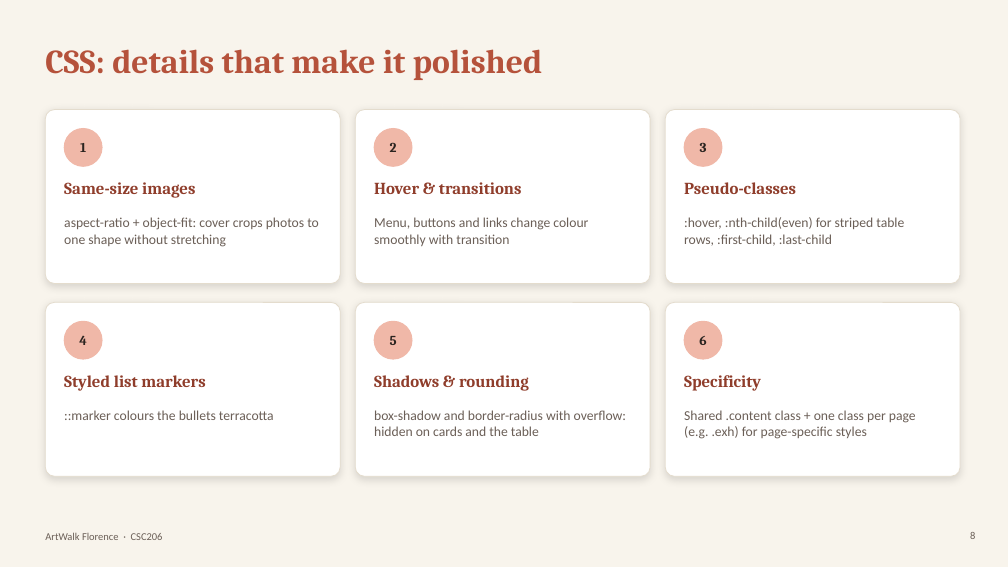
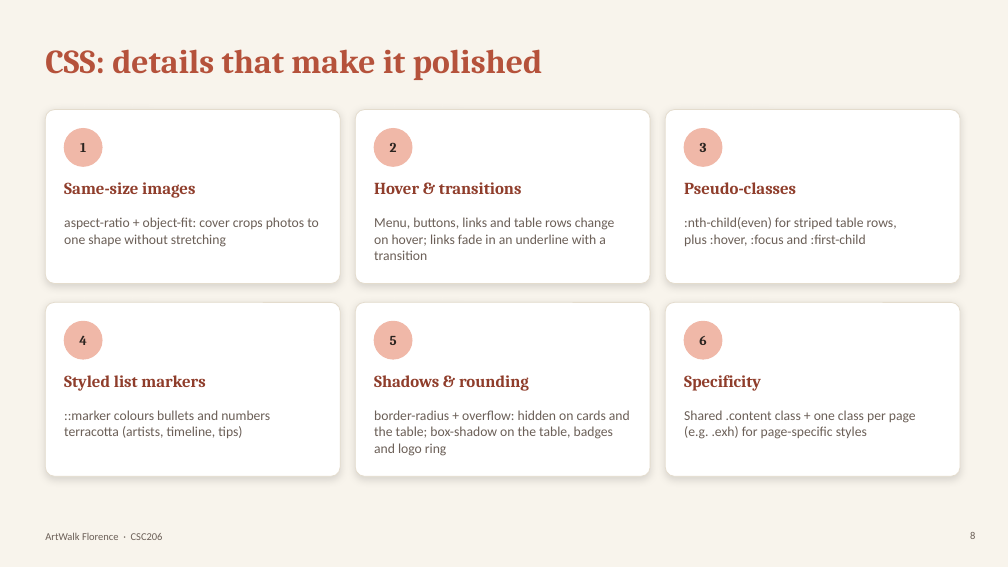
Before and after one commit to Kntouanoglou/Claude, a slide deck: slide 8 of artwalk-florence/presentation/ArtWalk-Florence-Presentation.pptx. Drawn at 1008x567 pixels with LibreOffice and Linux fonts; fonts in the diff are those of the drawing. Boxes give left, top, right and bottom in pixels: in the first picture for what was removed or moved away, otherwise in the second. Text is boxed around its words. In the diff, an @@ line names an element or a change of style, - is before the commit and + after.

```diff
--- a/artwalk-florence/presentation/ArtWalk-Florence-Presentation.pptx
+++ b/artwalk-florence/presentation/ArtWalk-Florence-Presentation.pptx
@@ text at [374,217,615,260]: text changed @@
-Menu, buttons and links change colour smoothly with transition
+Menu, buttons, links and table rows change on hover; links fade in an underline with a transition
@@ text at [684,217,897,246]: text changed @@
-:hover, :nth-child(even) for striped table rows, :first-child, :last-child
+:nth-child(even) for striped table rows, plus :hover, :focus and :first-child
@@ text at [64,410,270,438]: text changed @@
-::marker colours the bullets terracotta
+::marker colours bullets and numbers terracotta (artists, timeline, tips)
@@ text at [374,410,630,456]: text changed @@
-box-shadow and border-radius with overflow: hidden on cards and the table
+border-radius + overflow: hidden on cards and the table; box-shadow on the table, badges and logo ring
```
Also in this commit, not shown: 3 other slides changed.
